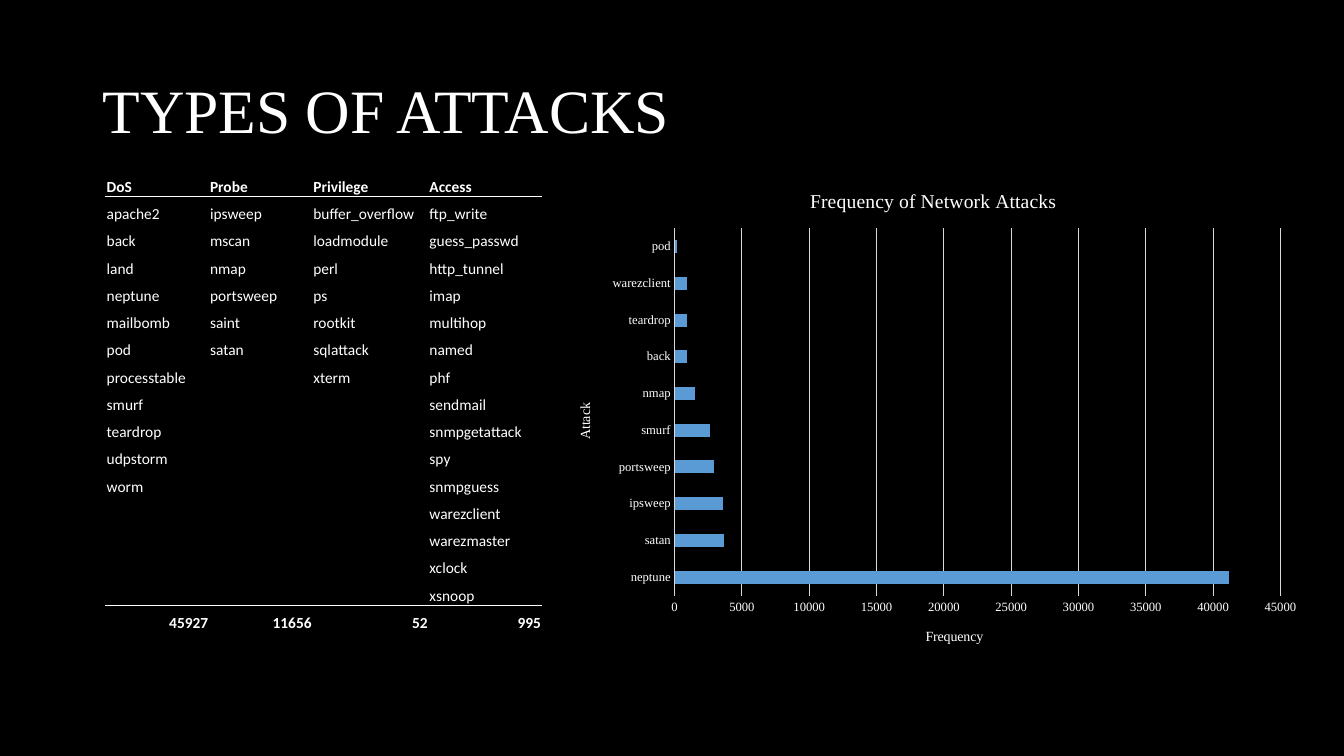
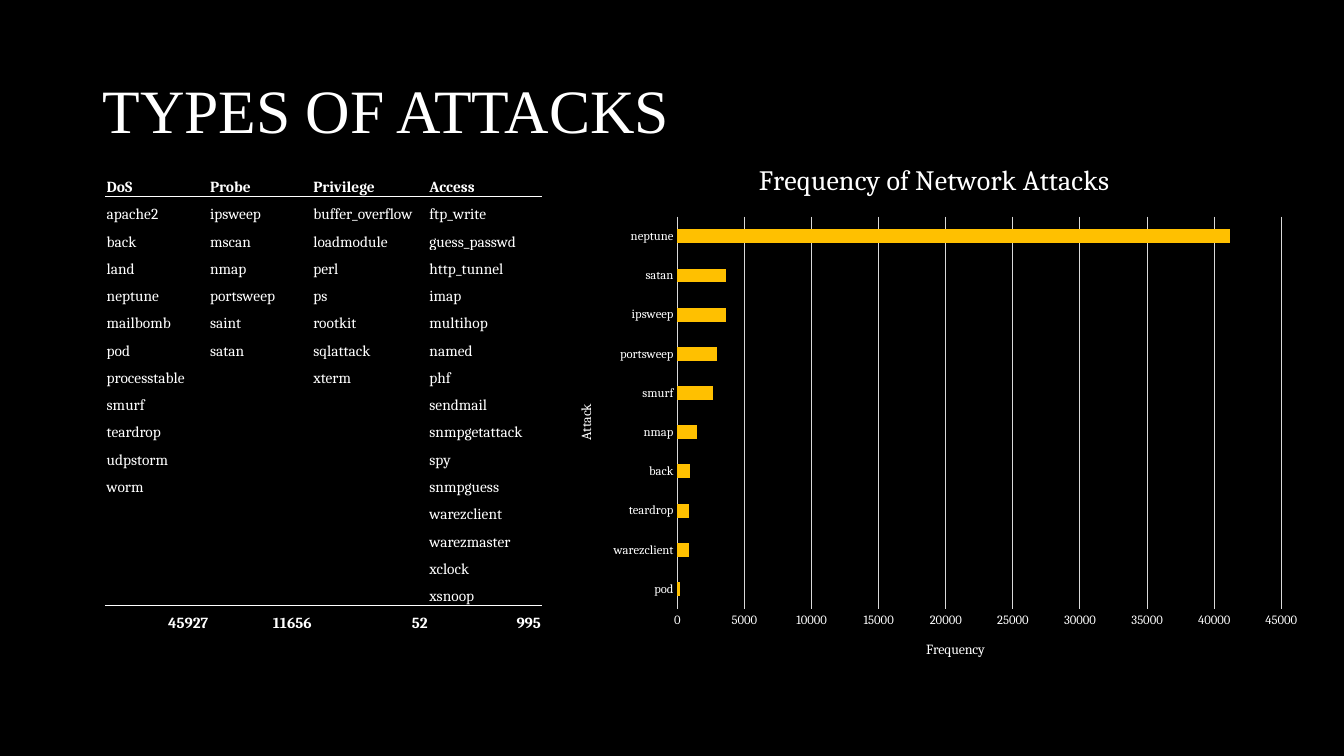
Before and after one commit to rojinadeuja/NSL-KDD-Network-Security, a slide deck: slide 6 of NSL_KDD_Network_Security_Analysis.pptx. Drawn at 1344x756 pixels with LibreOffice and Linux fonts; fonts in the diff are those of the drawing. Boxes give left, top, right and bottom in pixels: in the first picture for what was removed or moved away, otherwise in the second. Text is boxed around its words. In the diff, an @@ line names an element or a change of style, - is before the commit and + after.

Commit message:
Final changes

```diff
--- a/NSL_KDD_Network_Security_Analysis.pptx
+++ b/NSL_KDD_Network_Security_Analysis.pptx
@@ bar chart at (x1=557, y1=140, x2=1313, y2=679) @@
-categories: neptune, satan, ipsweep, portsweep, smurf, nmap, back, teardrop, warezclient, pod
+categories: pod, warezclient, teardrop, back, nmap, smurf, portsweep, ipsweep, satan, neptune
-Series 1: 41000, 4000, 4000, 3000, 3000, 1000, 1000, 1000, 1000, 0
+Series 1: 0, 1000, 1000, 1000, 1000, 3000, 3000, 4000, 4000, 41000
@@ colour of Series 1 #5B9BD5 to #FFC000 @@
@@ category axis changed @@
@@ value axis changed @@
@@ lettering changed @@
@@ bar chart resized from (x1=556, y1=169, x2=1312, y2=665) to (x1=557, y1=140, x2=1313, y2=679) @@
@@ table at (x1=106, y1=169, x2=542, y2=633) @@
@@ font Calibri to Cambria @@
```
Also in this commit, not shown: 6 other slides changed.
